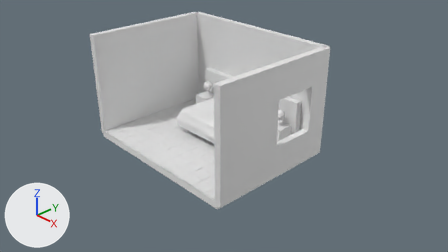
The Blender file Habitacion.blend: old version first, new version second.
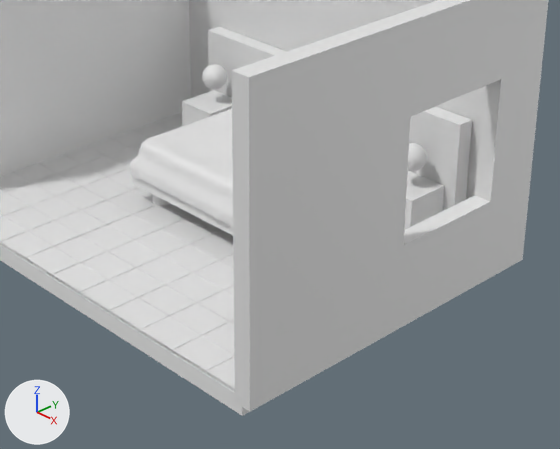
Each version appears first from the file's camera 'Camera', and next in a close-up on the part from 29% to 74% of the width and 23% to 88% of the height. Every picture has the same lights, and +X, +Y and +Z are marked at lower left.

The first close-up shows 'Baldosa', 'Cabecero', 'Cama', 'Mesita_der', 'Mesita_izq', 'Pared_Izq', 'Parred_Delantera', 'Parred_Trasera', 'Plano', 'Suelo'.
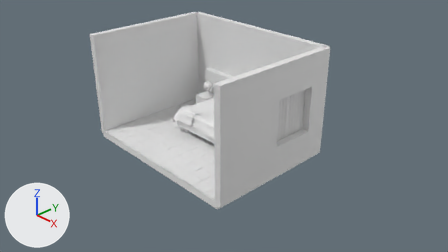
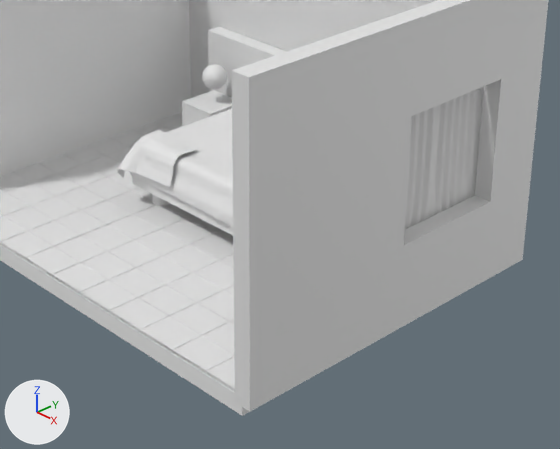
Where the change shows, as pixel boxes [x1, y1, x2, y2] in the close-ups (560 x 449 px):
'Cortina', added: after [404, 87, 484, 230]
'Toalla', added: after [117, 129, 198, 187]
'Cabecero', unchanged, covered by the edit: before [208, 27, 472, 211]; after [208, 27, 287, 97]
'Mesita_izq', unchanged, covered by the edit: before [404, 171, 444, 230]

Patch to the scene script:
```diff
--- a/Habitacion.blend.py
+++ b/Habitacion.blend.py
@@ me_plano_003 @@
+me_plano_003.from_pydata(...)  # 1156 vertices, 1089 faces; spans x -0.56..1.09, y -0.87..1.01, z -0.55..-0.15
+me_plano_003.polygons.foreach_set('use_smooth', [True] * 1089)
@@ me_plano_002 @@
+me_plano_002.from_pydata(...)  # 6724 vertices, 6561 faces; spans x -1.95..-0.15, y -1.99..-1.93, z -0.53..1.48
+me_plano_002.polygons.foreach_set('use_smooth', [True] * 6561)
@@ ob_toalla @@
+ob_toalla = bpy.data.objects.new('Toalla', me_plano_003)
+ob_toalla.location = (-0.596, -0.188, 0.871)
+ob_toalla.scale = (0.4, 0.25, 1.0)
+_m = ob_toalla.modifiers.new('Solidificar', 'SOLIDIFY')
+_m.thickness = 0.005
+_m.nonmanifold_thickness_mode = 'FIXED'
+_m.nonmanifold_merge_threshold = 0.0003
+_m = ob_toalla.modifiers.new('Subsurf', 'SUBSURF')
@@ ob_cortina @@
+ob_cortina = bpy.data.objects.new('Cortina', me_plano_002)
+ob_cortina.location = (0.826, 1.178, 0.95)
+ob_cortina.rotation_euler = (0.0, 0.0, 1.571)  # degrees (0, 0, 90)
+ob_cortina.scale = (0.638, 0.544, 0.544)
```
